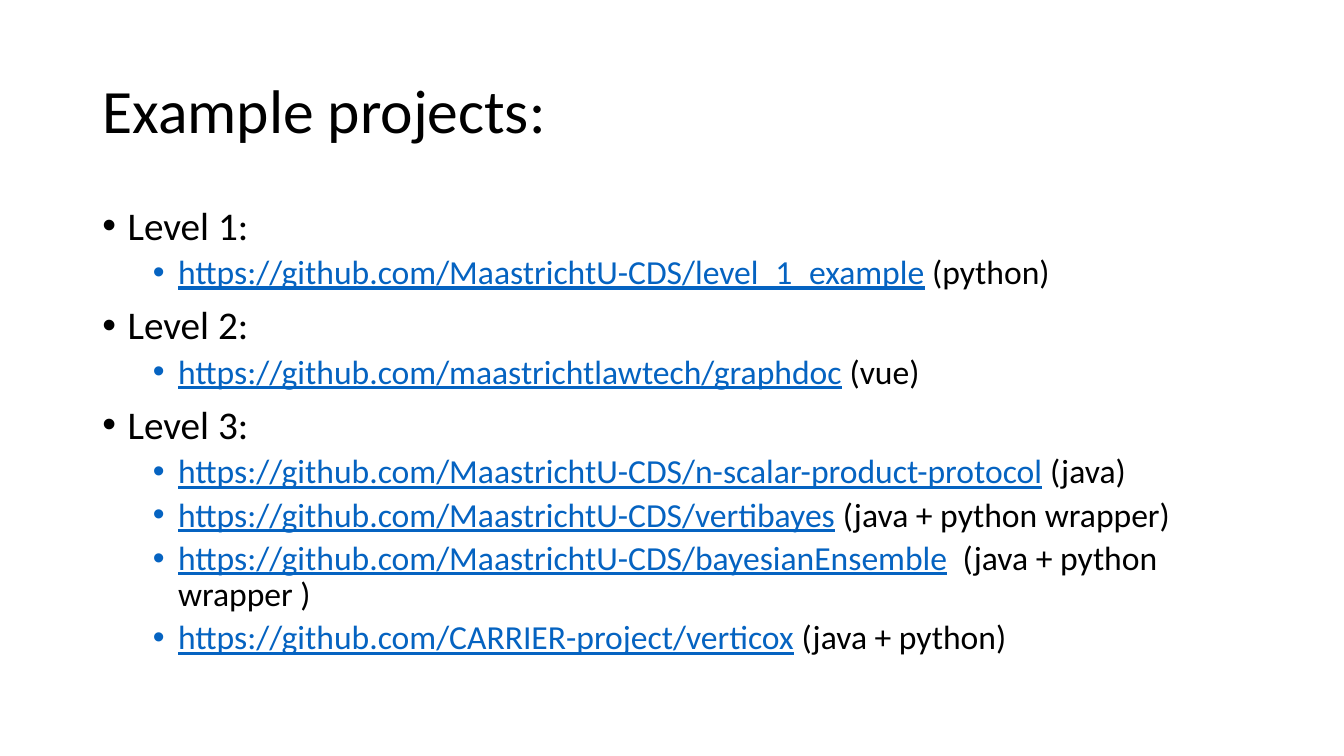
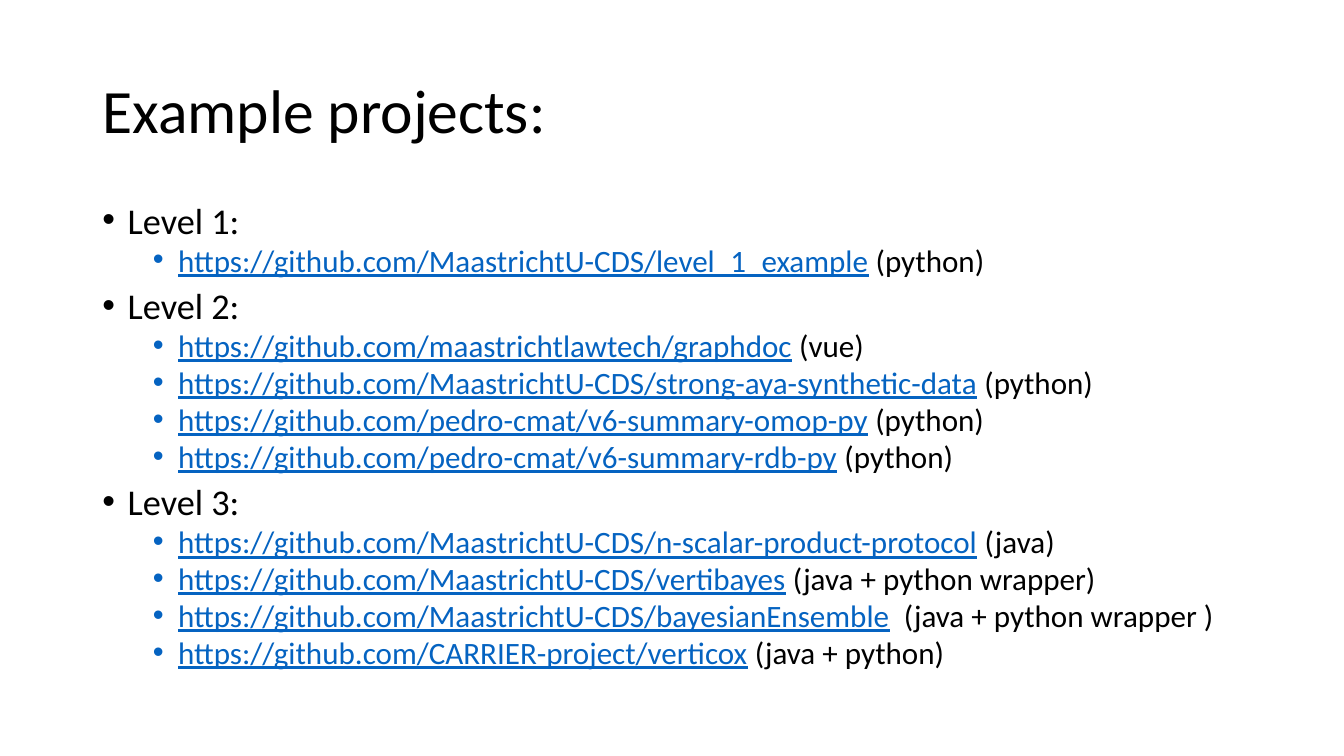
Before and after one commit to MaastrichtU-CDS/general_coding_practices, a slide deck: slide 5 of General Software Engineering/Levels of Software Projects.pptx. Drawn at 1344x756 pixels with LibreOffice and Linux fonts; fonts in the diff are those of the drawing. Boxes give left, top, right and bottom in pixels: in the first picture for what was removed or moved away, otherwise in the second. Text is boxed around its words. In the diff, an @@ line names an element or a change of style, - is before the commit and + after.

Commit message:
updated ppt

```diff
--- a/General Software Engineering/Levels of Software Projects.pptx
+++ b/General Software Engineering/Levels of Software Projects.pptx
@@ text at box(128, 208, 1197, 670): size 28 to 25.9 pt in "Level 1:", "Level 2:", "Level 3:"; size 24 to 22.2 pt in "https://github.com/MaastrichtU-CDS/level_1_example (python)", "https://github.com/maastrichtlawtech/graphdoc (vue)", "https://github.com/MaastrichtU-CDS/n-scalar-product-protocol ...", "https://github.com/MaastrichtU-CDS/vertibayes (java + python ..." and 2 more places; line spacing 0.9 to 0.8 @@
@@ text at box(178, 371, 1093, 474): paragraphs added @@
+  • https://github.com/MaastrichtU-CDS/strong-aya-synthetic-data (python)
+  • https://github.com/pedro-cmat/v6-summary-omop-py (python)
+  • https://github.com/pedro-cmat/v6-summary-rdb-py (python)
```
